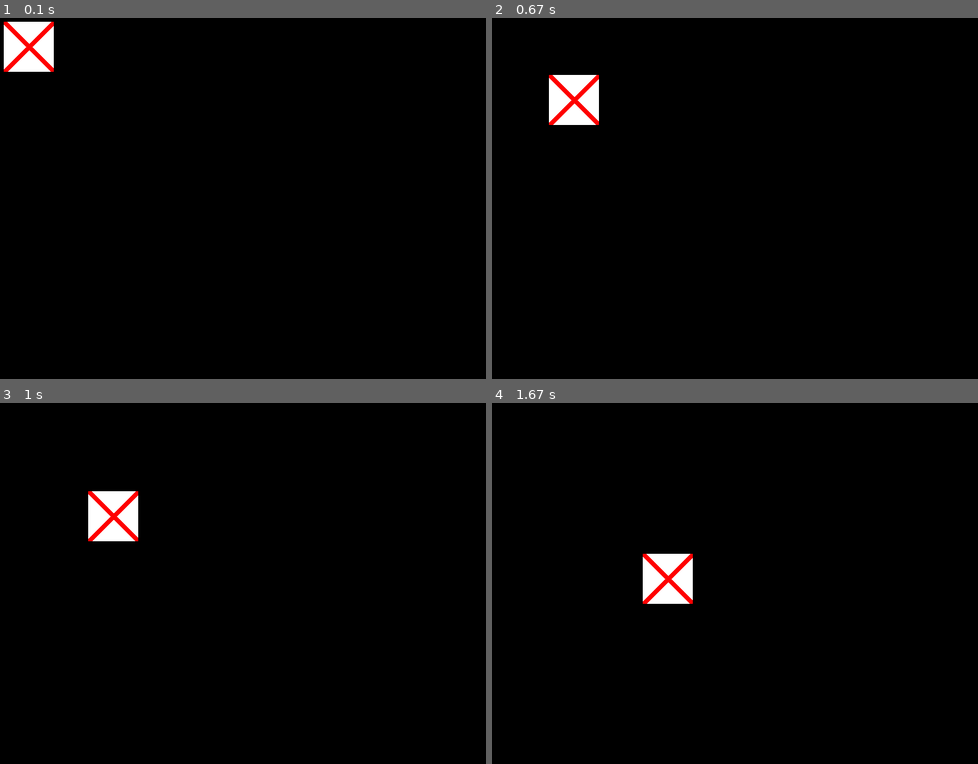
Above: before the commit, frames 1-4 (two rows, left to right).
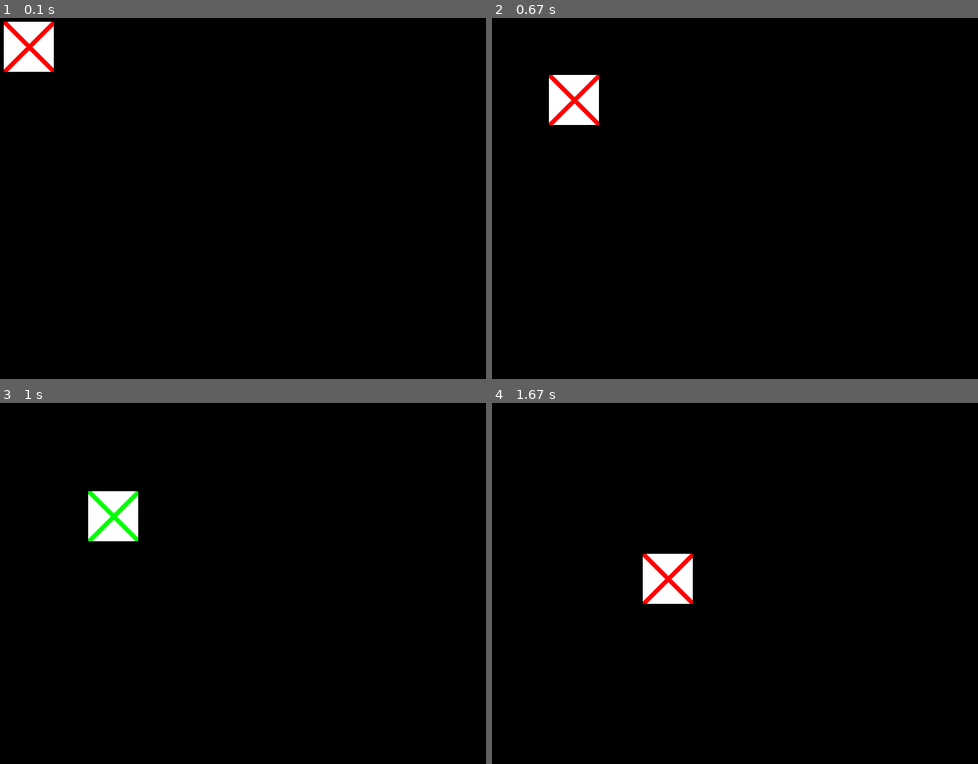
Above: after the commit, the same moments.

Repository: ddiggs-whs/teaching_pygame
Game: pygame game, started from main.py
Same seed, same stepped clock (60 frames per second), same inputs: the game is played once before the commit and once after it.
Inputs (mouse positions are in pixels of both pictures, inside the frame that each line leads up to):
- Up to frame 1 (0.1 s): no input
- Up to frame 2 (0.67 s): press the mouse at (560, 82) at 0.37 s; move the mouse to (569, 115) at 0.47 s; release the mouse at (584, 144) at 0.6 s
- Up to frame 3 (1 s): no input
- Up to frame 4 (1.67 s): no input

Frames 1-2 are identical in both runs. In frame 3, 0.3% of the frame differs, in the area x 18-29%, y 24-39%; in frame 4, nothing differs.

Commit message:
First changes

Diff:
--- a/main.py
+++ b/main.py
@@ -18,7 +18,7 @@
 x_speed = 5
 y_speed = 5
 x_color = RED
-mos_pos = (0, 0)
+
 
 
 class BouncingRectangle(pygame.sprite.Sprite):
@@ -37,7 +37,7 @@
         self.x_speed = 5
         self.y_speed = 5
 
-    def update(self):
+    def update(self, mos_pos):
         self.rect.x += self.x_speed
         if self.rect.right >= WINDOWWIDTH:
             self.x_speed *= -1
@@ -54,21 +54,32 @@
             self.y_speed *= -1
             self.rect.y += self.y_speed
 
+        self.x_color = RED
+
+        if self.rect.x < mos_pos[0] < self.rect.x + self.rect.width:
+            if self.rect.y < mos_pos[1] < self.rect.y + self.rect.height:
+                self.x_color = GREEN
+
+        pygame.draw.line(self.image, self.x_color, [0, 0], [self.rect.width, self.rect.height], 10)
+        pygame.draw.line(self.image, self.x_color, [0, self.rect.height], [self.rect.width, 0], 10)
+
 
 my_rectangle = BouncingRectangle(80, 80)
 my_group = pygame.sprite.Group()
 my_group.add(my_rectangle)
 
-
+mos_pos = pygame.mouse.get_pos()
 while True:
 
     for event in pygame.event.get():
+        if event.type == pygame.MOUSEMOTION:
+            mos_pos = pygame.mouse.get_pos()
         if event.type == pygame.QUIT:
             quit()
 
     DISPLAY.fill(BLACK)
 
-    my_group.update()
+    my_group.update(mos_pos)
     my_group.draw(DISPLAY)
 
 
